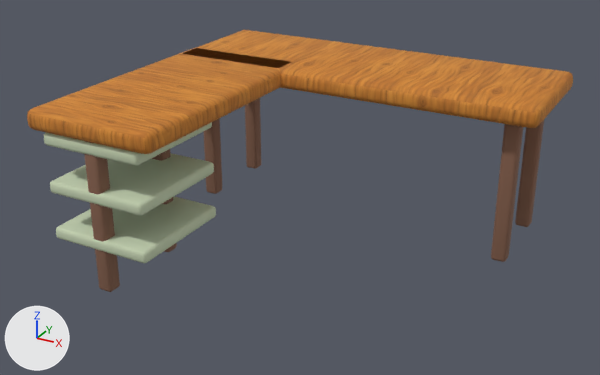
Two versions of the glTF model public/models/furniture/corner-desk.glb, one commit apart.
One viewpoint serves both versions: a 50 mm lens placed at (1.58, -3.14, 1.8), pointed at (-0.06, -0.14, 0.31). The lights are fixed; the arrows at lower left show +X, +Y and +Z. The picture after the commit comes second. Vertices at exactly the same position are counted once.

Names of what the first picture shows: 'corner-desk'.
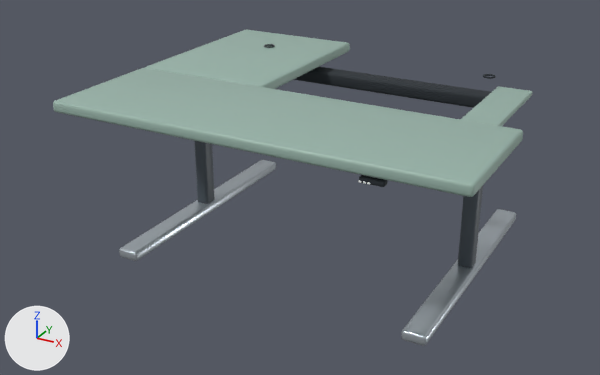
Diff of the bpy script that builds the scene:
```diff
--- a/public/models/furniture/corner-desk.glb.py
+++ b/public/models/furniture/corner-desk.glb.py
@@ mat_wood_dark @@
 mat_wood_dark = principled_material('wood-dark')
-mat_wood_dark.base_color = (0.24, 0.12, 0.075)  # brown #86614d
+mat_wood_dark.base_color = (0.07, 0.09, 0.11)  # greyish blue #4b555d
 mat_wood_dark.roughness = 0.9
@@ mat_variant_surface @@
 mat_variant_surface = principled_material('variant-surface')
-mat_variant_surface.base_color = (0.56, 0.65, 0.45)  # pale green #c5d3b3
+mat_variant_surface.base_color = (0.32, 0.46, 0.4)  # grey #99b5aa
 mat_variant_surface.roughness = 0.94
@@ me_cube_132 @@
-me_cube_132.from_pydata(...)  # 1056 vertices, 2068 faces; spans x -0.9..0.9, y -1.31..0.32, z -0.71..0.05
-me_cube_132.materials.append(mat_wood_honey_textured)  # picture img_handpainted_honey_oak
+me_cube_132.from_pydata(...)  # 2110 vertices, 4168 faces; spans x -0.9..0.9, y -0.75..0.75, z 0.0..0.76
+# me_cube_132 part 1: the loose piece of 96 vertices spanning x -0.81..-0.74, y 0.17..0.24, z -0.71..-0.04 is moved by (0.09, -0.2, 0.72)
+# me_cube_132 part 2: the loose piece of 96 vertices spanning x 0.74..0.81, y 0.17..0.24, z -0.71..-0.04 is moved by (-0.09, -0.2, 0.72)
+# me_cube_132 part 3: the loose piece of 96 vertices spanning x -0.9..0.9, y -0.32..0.32, z -0.05..0.05 is scaled about its middle by (0.766, 0.0584, 0.755), then moved by (0.0, 0.18, 0.57), in mat_wood_dark (greyish blue #4b555d)
+# me_cube_132 part 4: a new loose piece, a torus around z (ring radius 0.024, tube radius 0.004) spanning x 0.548..0.604, y 0.4375..0.4934, z 0.7521..0.76, in mat_modern_recess_charcoal (dark grey #242c32)
+# me_cube_132 part 5: the loose piece of 96 vertices spanning x -0.9..-0.28, y -1.31..-0.14, z -0.05..0.05 is scaled about its middle by (0.15, 0.0246, 0.301), then moved by (1.13, 0.0, 0.68), in mat_modern_recess_charcoal (dark grey #242c32)
+# me_cube_132 part 6: the loose piece of 96 vertices spanning x -0.63..-0.56, y -0.89..-0.81, z -0.71..-0.04 is scaled about its middle by (0.181, 0.073, 0.00748), then moved by (1.1, 0.1, 1.06), in mat_modern_porcelain_detail (white #f5f7f6)
+# me_cube_132 part 7: the loose piece of 96 vertices spanning x -0.63..-0.56, y -1.28..-1.22, z -0.71..-0.04 is scaled about its middle by (0.181, 0.073, 0.00748), then moved by (1.11, 0.5, 1.06), in mat_modern_porcelain_detail (white #f5f7f6)
+# me_cube_132 part 8: the loose piece of 96 vertices spanning x 0.74..0.81, y -0.23..-0.17, z -0.71..-0.04 is scaled about its middle by (0.181, 0.073, 0.00748), then moved by (-0.24, -0.55, 1.06), in mat_modern_porcelain_detail (white #f5f7f6)
+# me_cube_132 part 9: a new loose piece of 190 vertices spanning x -0.9..0.9, y -0.75..0.75, z 0.7..0.75, in mat_variant_surface (grey #99b5aa)
+# me_cube_132 part 10: a new loose piece of 96 vertices spanning x 0.6..0.76, y -0.52..0.53, z 0.68..0.7, in mat_variant_surface (grey #99b5aa)
+# me_cube_132 part 11: a new loose piece of 96 vertices spanning x -0.73..-0.63, y -0.62..0.62, z 0.01..0.05, in mat_modern_brushed_aluminum (light grey #c2cbd3)
+# me_cube_132 part 12: a new loose piece of 96 vertices spanning x 0.63..0.73, y -0.62..0.62, z 0.01..0.05, in mat_modern_brushed_aluminum (light grey #c2cbd3)
+# me_cube_132 part 13: a new loose piece of 96 vertices spanning x -0.59..0.59, y 0.43..0.53, z 0.61..0.67, in mat_modern_recess_charcoal (dark grey #242c32)
+# me_cube_132 part 14: the loose piece of 96 vertices spanning x -0.81..-0.74, y -0.23..-0.17, z -0.71..-0.04 is deleted
+# me_cube_132 part 15: the loose piece of 96 vertices spanning x -0.83..-0.35, y -1.29..-0.78, z -0.52..-0.47 is deleted
+# me_cube_132 part 16: the loose piece of 96 vertices spanning x -0.83..-0.35, y -1.29..-0.78, z -0.31..-0.26 is deleted
+# me_cube_132 part 17: the loose piece of 96 vertices spanning x -0.83..-0.35, y -1.29..-0.78, z -0.1..-0.05 is deleted
+# other edits to the shape of me_cube_132 do not show in these pictures
 me_cube_132.materials.append(mat_wood_dark)
 me_cube_132.materials.append(mat_variant_surface)
+me_cube_132.materials.append(mat_modern_brushed_aluminum)  # light grey #c2cbd3
+me_cube_132.materials.append(mat_modern_recess_charcoal)  # dark grey #242c32
+me_cube_132.materials.append(mat_modern_porcelain_detail)  # white #f5f7f6
@@ ob_corner_desk @@
 ob_corner_desk = bpy.data.objects.new('corner-desk', me_cube_132)
-ob_corner_desk.location = (0.0, 0.405, 0.715)
+ob_corner_desk.location = (0.0, 0.0, 0.0)
```

Pixel boxes (x1, y1, x2, y2) of what changed, in the pictures (600 x 375 px; the box of a moved part takes in the faces that stretch with it):
'corner-desk', recoloured, reshaped, moved (12% narrower, 21% taller)
    before: (27, 30, 573, 292)
    after: (53, 30, 532, 346)
part 1 of me_cube_132, moved or reshaped
    before: (245, 98, 261, 169)
    after: (194, 141, 215, 204)
part 2 of me_cube_132, moved or reshaped
    before: (515, 120, 544, 227)
    after: (458, 186, 483, 268)
part 3 of me_cube_132, moved or reshaped (not visible afterwards)
    before: (186, 30, 573, 128)
part 4 of me_cube_132, added
    after: (483, 74, 496, 79)
part 5 of me_cube_132, moved or reshaped
    before: (27, 48, 291, 154)
    after: (359, 175, 388, 187)
part 6 of me_cube_132, moved or reshaped (not visible afterwards)
    before: (152, 149, 177, 252)
part 7 of me_cube_132, moved or reshaped (not visible afterwards)
    before: (84, 141, 120, 292)
part 8 of me_cube_132, moved or reshaped (not visible afterwards)
    before: (491, 124, 523, 262)
part 9 of me_cube_132, added
    after: (53, 30, 523, 197)
part 10 of me_cube_132, added
    after: (460, 86, 532, 126)
part 11 of me_cube_132, added
    after: (119, 160, 276, 261)
part 12 of me_cube_132, added
    after: (401, 209, 516, 346)
part 13 of me_cube_132, added
    after: (293, 67, 491, 108)
part 14 of me_cube_132, deleted (brown)
    before: (204, 118, 222, 194)
part 15 of me_cube_132, deleted
    before: (56, 197, 216, 263)
part 16 of me_cube_132, deleted
    before: (50, 153, 214, 216)
part 17 of me_cube_132, deleted
    before: (44, 122, 212, 166)
